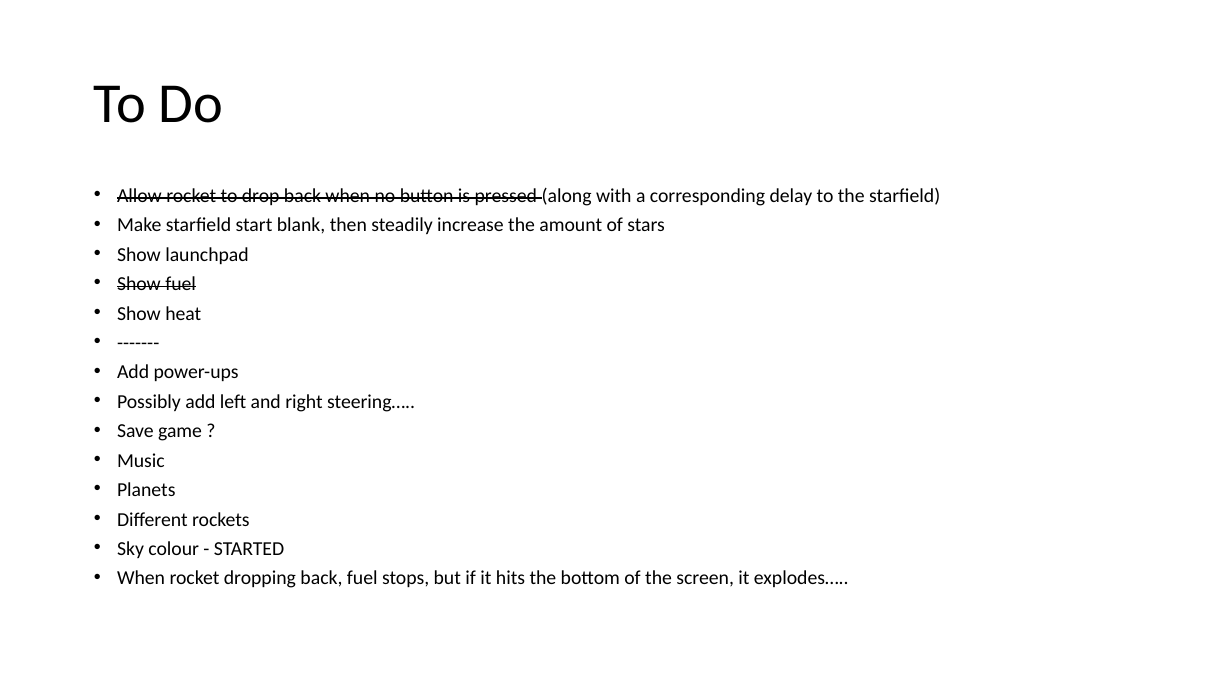
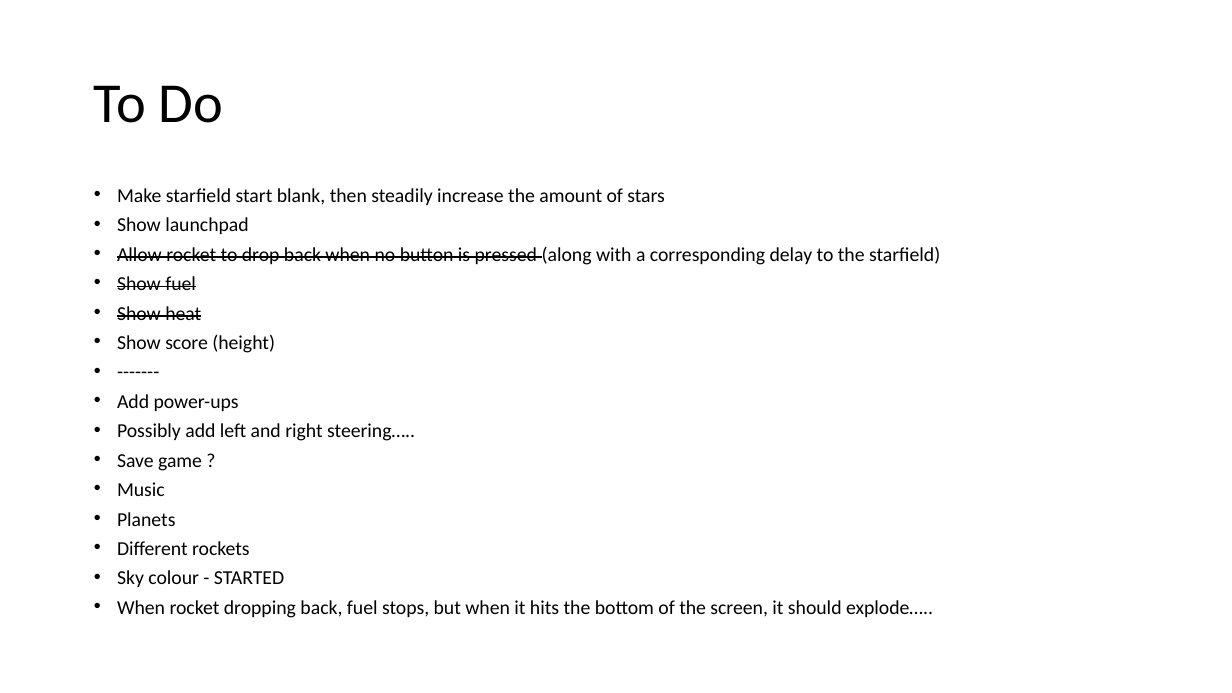
Before and after one commit to alshapton/Skyrokit, a slide deck: slide 2 of notes.pptx. Drawn at 1232x693 pixels with LibreOffice and Linux fonts; fonts in the diff are those of the drawing. Boxes give left, top, right and bottom in pixels: in the first picture for what was removed or moved away, otherwise in the second. Text is boxed around its words. In the diff, an @@ line names an element or a change of style, - is before the commit and + after.

Commit message:
Added launchpad and corrected heat issue

```diff
--- a/notes.pptx
+++ b/notes.pptx
@@ text at box(117, 187, 940, 206): paragraph removed @@
-• Allow rocket to drop back when no button is pressed (along with a corresponding delay to the starfield)
@@ text at box(117, 246, 940, 265): paragraph added @@
+• Allow rocket to drop back when no button is pressed (along with a corresponding delay to the starfield)
@@ text at box(117, 306, 201, 320): strikethrough on in "Show heat" @@
@@ text at box(117, 334, 275, 353): paragraph added @@
+• Show score (height)
@@ text at box(117, 600, 933, 618): text changed @@
-• When rocket dropping back, fuel stops, but if it hits the bottom of the screen, it explodes…..
+• When rocket dropping back, fuel stops, but when it hits the bottom of the screen, it should explode…..
```
Also in this commit, not shown: 3 slides added, 1 slide removed, 4 other files.
